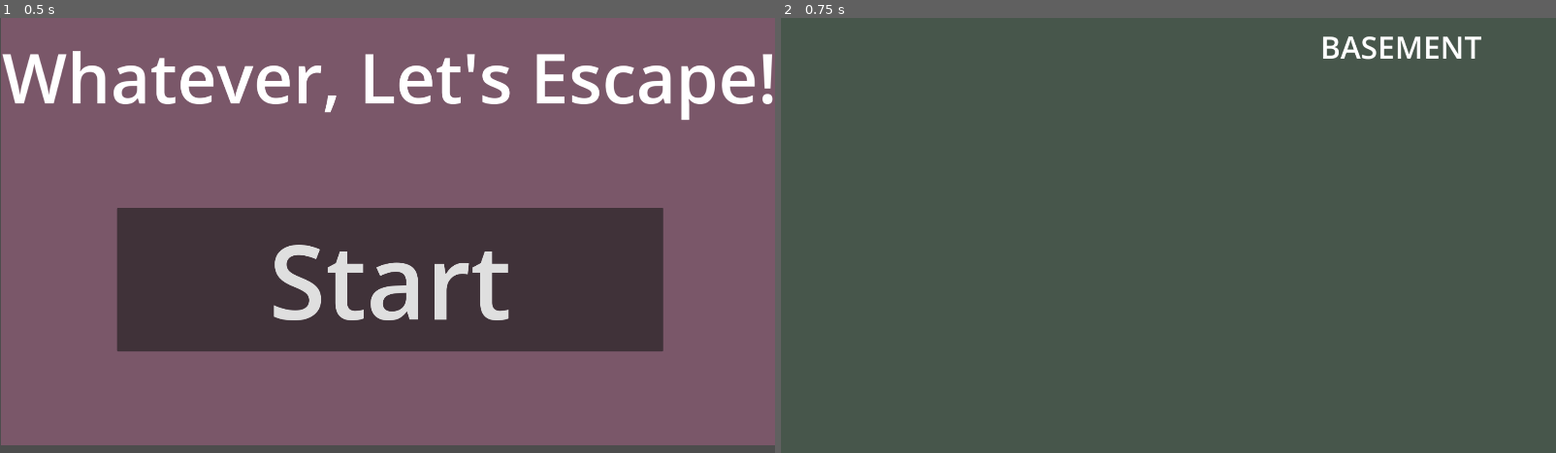
Above: before the commit, frames 1-2 (left to right).
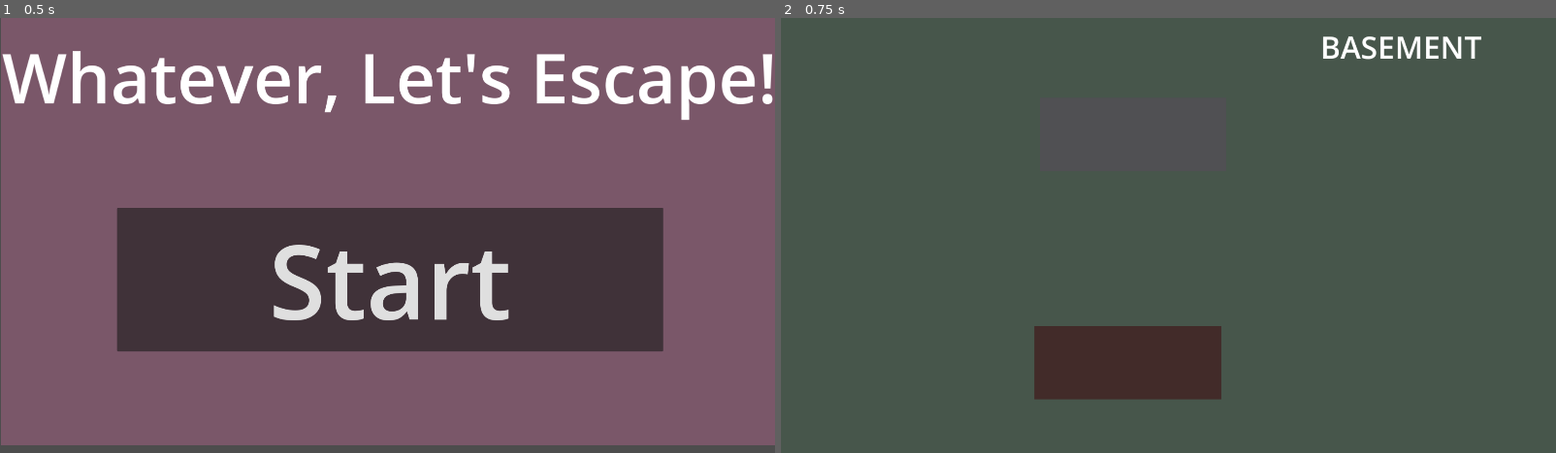
Above: after the commit, the same moments.

Repository: adanglol/Whatever-LetsEscape
Game: Godot game, scene res://Scenes/menu.tscn
Same seed, same stepped clock (60 frames per second), same inputs: the game is played once before the commit and once after it.
Inputs:
- Up to frame 1 (0.5 s): no input
- Up to frame 2 (0.75 s): click "Start" at 0.5 s

Frame 1 is identical in both runs. In frame 2, 4.1% of the frame differs, in the area x 32-57%, y 70-88%.

Commit message:
implementing inventory and item within basement scene

Diff:
--- a/Game/Scenes/Basement.tscn
+++ b/Game/Scenes/Basement.tscn
@@ -1,8 +1,12 @@
-[gd_scene load_steps=2 format=3 uid="uid://wrdlpmwf3fhj"]
+[gd_scene load_steps=4 format=3 uid="uid://wrdlpmwf3fhj"]
+
+[ext_resource type="Script" path="res://Scripts/Gameplay/2D/Basement.gd" id="1_v0gbe"]
+[ext_resource type="PackedScene" uid="uid://cn0wgh38r3ijq" path="res://Scenes/Item.tscn" id="2_lmauf"]
 
 [sub_resource type="Theme" id="Theme_ejk6j"]
 
 [node name="Node2D" type="Node2D"]
+script = ExtResource("1_v0gbe")
 
 [node name="Control" type="Control" parent="."]
 custom_minimum_size = Vector2(1920, 1080)
@@ -29,3 +33,43 @@
 theme = SubResource("Theme_ejk6j")
 theme_override_font_sizes/normal_font_size = 76
 text = "BASEMENT"
+
+[node name="Box" parent="." instance=ExtResource("2_lmauf")]
+modulate = Color(0.235294, 0.396078, 0.027451, 0.494118)
+position = Vector2(859, 856)
+
+[node name="Door" parent="." instance=ExtResource("2_lmauf")]
+modulate = Color(0.811765, 0.560784, 0.776471, 0.0666667)
+position = Vector2(872, 290)
+
+[node name="key" parent="." instance=ExtResource("2_lmauf")]
+visible = false
+position = Vector2(603.75, 486.125)
+scale = Vector2(193.5, -102.5)
+
+[node name="key_2" parent="." instance=ExtResource("2_lmauf")]
+visible = false
+position = Vector2(870.75, 487.125)
+scale = Vector2(197.75, -114.25)
+
+[node name="key_3" parent="." instance=ExtResource("2_lmauf")]
+visible = false
+position = Vector2(1137.75, 492.125)
+scale = Vector2(232.375, -109.125)
+
+[node name="key_4" parent="." instance=ExtResource("2_lmauf")]
+visible = false
+position = Vector2(1050.75, 623.125)
+scale = Vector2(232.375, -109.125)
+
+[node name="key_5" parent="." instance=ExtResource("2_lmauf")]
+visible = false
+position = Vector2(764.75, 625.125)
+scale = Vector2(232.375, -109.125)
+
+[connection signal="clicked" from="Box" to="." method="open_box"]
+[connection signal="clicked" from="key" to="." method="key_clicked"]
+[connection signal="clicked" from="key_2" to="." method="key2_clicked"]
+[connection signal="clicked" from="key_3" to="." method="key3_clicked"]
+[connection signal="clicked" from="key_4" to="." method="key4_clicked"]
+[connection signal="clicked" from="key_5" to="." method="key5_clicked"]
--- /dev/null
+++ b/Game/Scenes/GameOver.tscn
@@ -0,0 +1,31 @@
+[gd_scene load_steps=2 format=3 uid="uid://wvreytf45i61"]
+
+[sub_resource type="Theme" id="Theme_g7tjd"]
+
+[node name="Node2D" type="Node2D"]
+
+[node name="Control" type="Control" parent="."]
+custom_minimum_size = Vector2(1920, 1080)
+layout_mode = 3
+anchors_preset = 0
+offset_right = 40.0
+offset_bottom = 40.0
+
+[node name="ColorRect" type="ColorRect" parent="Control"]
+layout_mode = 1
+anchors_preset = 15
+anchor_right = 1.0
+anchor_bottom = 1.0
+grow_horizontal = 2
+grow_vertical = 2
+color = Color(0.443137, 0.52549, 0.623529, 1)
+
+[node name="RichTextLabel" type="RichTextLabel" parent="Control"]
+layout_mode = 0
+offset_left = 763.0
+offset_top = 74.0
+offset_right = 1270.0
+offset_bottom = 243.0
+theme = SubResource("Theme_g7tjd")
+theme_override_font_sizes/normal_font_size = 76
+text = "Game Over"
--- /dev/null
+++ b/Game/Scenes/Item.tscn
@@ -0,0 +1,12 @@
+[gd_scene load_steps=3 format=3 uid="uid://cn0wgh38r3ijq"]
+
+[ext_resource type="Script" path="res://Scripts/Gameplay/Item.gd" id="1_n2bps"]
+
+[sub_resource type="PlaceholderTexture2D" id="PlaceholderTexture2D_m0ap1"]
+
+[node name="Sprite2D" type="Sprite2D"]
+modulate = Color(0.811765, 0.560784, 0.776471, 1)
+position = Vector2(230.25, 91.75)
+scale = Vector2(461.5, -182.5)
+texture = SubResource("PlaceholderTexture2D_m0ap1")
+script = ExtResource("1_n2bps")
--- /dev/null
+++ b/Game/Scripts/Gameplay/2D/Basement.gd
@@ -0,0 +1,57 @@
+# Basement Scene
+
+# BasementScene.gd
+extends Node2D
+
+var inventory = Inventory
+var key = null
+var key2 = null
+var key3 = null
+var key4 = null
+var key5 = null
+var boxOpen = false
+
+func _ready():
+	print("Inside Basement Scene")
+	key = get_node("key")
+	key2 = get_node("key_2")
+	key3 = get_node("key_3")
+	key4 = get_node("key_4")
+	key5 = get_node("key_5")
+
+
+
+func open_box():
+	print("Box has been opened")
+	if boxOpen == false:
+		boxOpen = true
+		# set keys to visible
+		key.visible = true
+		key2.visible = true
+		key3.visible = true
+		key4.visible = true
+		key5.visible = true
+
+func key_clicked():
+	print("Key 1 has been picked up")
+	key.visible = false
+	inventory.add_item("key1")
+	print(inventory.items)
+	inventory.remove_all()
+	print(inventory.items)
+
+func key2_clicked():
+	print("Key 2 has been picked up")
+	key2.visible = false
+
+func key3_clicked():
+	print("Key 3 has been picked up")
+	key3.visible = false
+
+func key4_clicked():
+	print("Key 4 has been picked up")
+	key4.visible = false
+
+func key5_clicked():
+	print("Key 5 has been picked up")
+	key5.visible = false
--- /dev/null
+++ b/Game/Scripts/Gameplay/Inventory.gd
@@ -0,0 +1,20 @@
+# Inventory.gd
+extends Node
+
+# AutoLoad singleton
+func _ready():
+	set_process(false)  # Disable process, as it's not needed for an inventory
+
+var items : Array = []
+
+func add_item(item_id: String):
+	items.append(item_id)
+
+func remove_item(item_id: String):
+	if items.find(item_id) != -1:
+		items.erase(items.find(item_id))
+func remove_all():
+	items.clear()
+
+func has_item(item_id: String) -> bool:
+	return items.find(item_id) != -1
--- /dev/null
+++ b/Game/Scripts/Gameplay/Item.gd
@@ -0,0 +1,23 @@
+# ClickableSprite2D.gd
+extends Sprite2D
+
+signal clicked
+
+func _ready():
+	set_process_input(true)
+
+func _input(event):
+	if event is InputEventMouseButton:
+		if event.button_index == MOUSE_BUTTON_LEFT and event.pressed:
+			if get_rect().has_point(to_local(event.position)):
+				on_click()
+
+func on_click():
+	print("Clicked!")
+	emit_signal("clicked")
+
+
+
+
+func _on_clicked():
+	pass # Replace with function body.
--- a/Game/Scripts/Gameplay/Timer.gd
+++ b/Game/Scripts/Gameplay/Timer.gd
@@ -1,3 +1,4 @@
+
 # TimerManager.gd
 extends Node
 
@@ -5,8 +6,9 @@
 var instance : TimerManager = null
 
 # Timer properties
-var current_time : float = 0
+var current_time : int = 0
 var is_running : bool = false
+var accumulated_time : float = 0  # To accumulate time until it reaches a whole second
 
 # Signal emitted when the timer reaches zero
 signal timeout_signal
@@ -19,22 +21,27 @@
 	else:
 		queue_free()  # If an instance already exists, delete this one
 
-# Start the timer with a given duration
-func start_timer(duration: float):
+# Start the timer with a given duration in seconds
+func start_timer(duration: int):
 	current_time = duration
 	is_running = true
 	set_process(true)  # Enable processing when the timer starts
 
 # Process function called every frame
 func _process(delta):
-	if is_running and current_time > 0:
-		current_time -= delta
-		print("Time remaining: " + str(current_time))
-		if current_time <= 0:
-			current_time = 0
-			is_running = false
-			set_process(false)  # Stop processing once the timer reaches zero
-			handle_timeout()  # Handle timeout directly in TimerManager
+	if is_running:
+		accumulated_time += delta
+		if accumulated_time >= 1.0:  # Check if at least one second has passed
+			current_time -= 1
+			accumulated_time -= 1.0
+
+			print("Time remaining: " + str(current_time))
+
+			if current_time <= 0:
+				current_time = 0
+				is_running = false
+				set_process(false)  # Stop processing once the timer reaches zero
+				handle_timeout()  # Handle timeout directly in TimerManager
 
 # Get the current time remaining on the timer
 func get_time():
@@ -44,3 +51,58 @@
 func handle_timeout():
 	print("Game Over! Time's up!")
 	emit_signal("timeout_signal")  # Emit the timeout signal
+	# get_tree().change_scene_to_file("res://Scenes/GameOver.tscn")
+
+
+
+
+#  --------------------------------------------------------------------------------
+# Implementation of timer using floats
+#  --------------------------------------------------------------------------------
+
+# # TimerManager.gd
+# extends Node
+
+# # Singleton instance
+# var instance : TimerManager = null
+
+# # Timer properties
+# var current_time : float = 0
+# var is_running : bool = false
+
+# # Signal emitted when the timer reaches zero
+# signal timeout_signal
+
+# func _ready():
+# 	if instance == null:
+# 		instance = self
+# 		set_process(false)  # Initially disable the _process callback
+# 		pass
+# 	else:
+# 		queue_free()  # If an instance already exists, delete this one
+
+# # Start the timer with a given duration
+# func start_timer(duration: float):
+# 	current_time = duration
+# 	is_running = true
+# 	set_process(true)  # Enable processing when the timer starts
+
+# # Process function called every frame
+# func _process(delta):
+# 	if is_running and current_time > 0:
+# 		current_time -= delta
+# 		print("Time remaining: " + str(current_time))
+# 		if current_time <= 0:
+# 			current_time = 0
+# 			is_running = false
+# 			set_process(false)  # Stop processing once the timer reaches zero
+# 			handle_timeout()  # Handle timeout directly in TimerManager
+
+# # Get the current time remaining on the timer
+# func get_time():
+# 	return current_time
+
+# # Handle timeout behavior
+# func handle_timeout():
+# 	print("Game Over! Time's up!")
+# 	emit_signal("timeout_signal")  # Emit the timeout signal
--- a/Game/Scripts/UI/MenuScript.gd
+++ b/Game/Scripts/UI/MenuScript.gd
@@ -8,4 +8,4 @@
 
 	# Access TimerSingleton and start the timer
 	var timer_singleton = TimerManager
-	timer_singleton.start_timer(5.0)
+	timer_singleton.start_timer(5)
--- a/Game/project.godot
+++ b/Game/project.godot
@@ -18,6 +18,7 @@
 [autoload]
 
 TimerManager="*res://Scripts/Gameplay/Timer.gd"
+Inventory="*res://Scripts/Gameplay/Inventory.gd"
 
 [display]
 
Empty file added: Game/Scripts/Gameplay/2D/Hallway.gd
